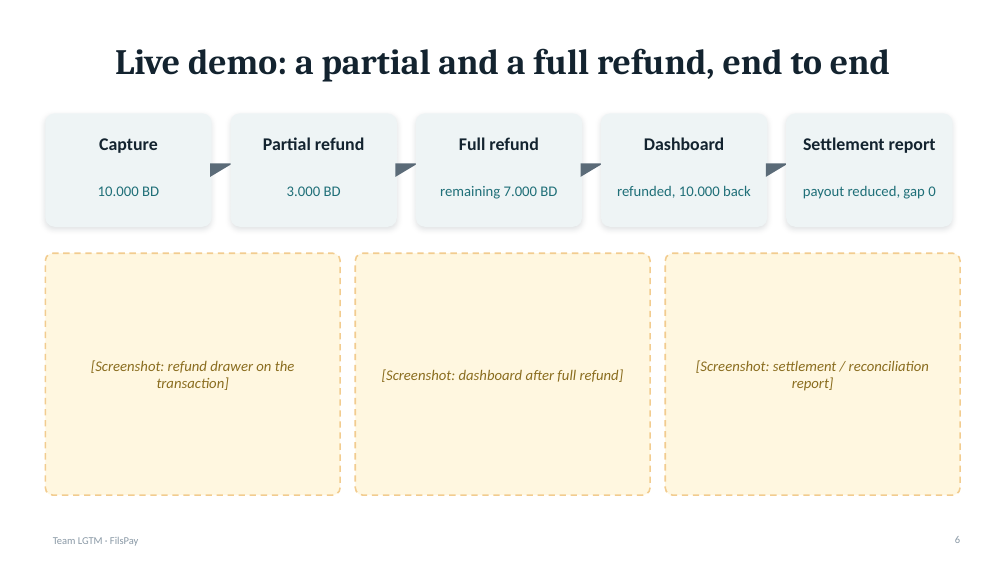
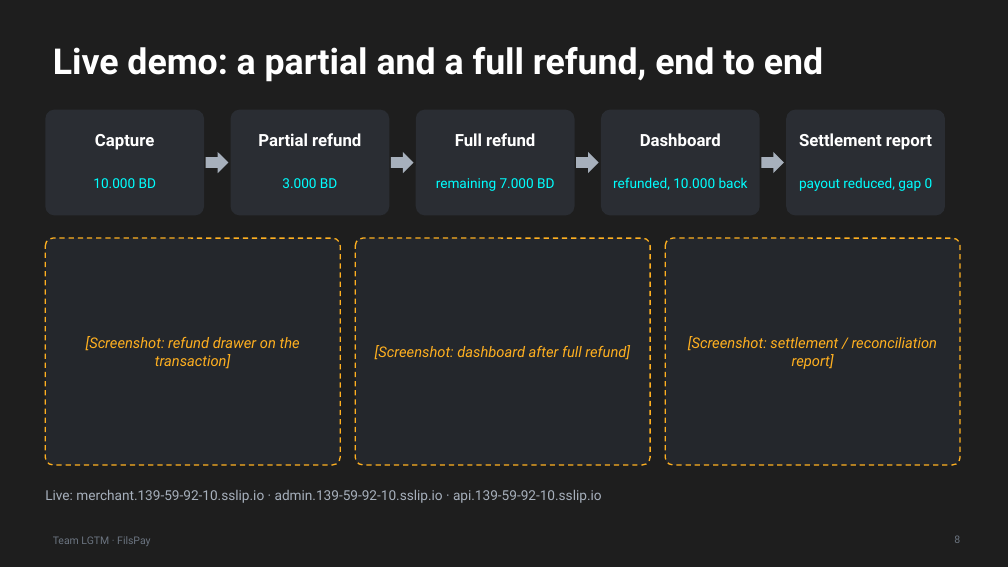
Before and after one commit to akheelnazim/fils-pay, a slide deck: slide 8 of submission/LGTM_FilsPay_Slides.pptx (slide 6 before the commit). Drawn at 1008x567 pixels with LibreOffice and Linux fonts; fonts in the diff are those of the drawing. Boxes give left, top, right and bottom in pixels: in the first picture for what was removed or moved away, otherwise in the second. Text is boxed around its words. In the diff, an @@ line names an element or a change of style, - is before the commit and + after.

```diff
--- a/submission/LGTM_FilsPay_Slides.pptx
+++ b/submission/LGTM_FilsPay_Slides.pptx
@@ background #FFFFFF to #1E1E1E @@
@@ title "Live demo: a partial and ..." at (53, 47, 823, 82): font Cambria to Roboto, text colour #13232F to #FFFFFF; alignment centre to left @@
@@ rounded rectangle: place and size @@
-rounded rectangle at (45, 113, 212, 227)
+rounded rectangle at (45, 110, 204, 216)
@@ rounded rectangle: place and size @@
-rounded rectangle at (231, 113, 397, 227)
+rounded rectangle at (231, 110, 389, 216)
@@ rounded rectangle: place and size @@
-rounded rectangle at (416, 113, 582, 227)
+rounded rectangle at (416, 110, 575, 216)
@@ size 17 to 16 pt, font Calibri to Roboto, text colour #13232F to #FFFFFF in 5 elements at (95, 134, 154, 150), (258, 133, 361, 146), (640, 133, 721, 146), (799, 133, 932, 150), (455, 133, 535, 146) @@
@@ rounded rectangle: place and size @@
-rounded rectangle at (601, 113, 768, 227)
+rounded rectangle at (601, 110, 760, 216)
@@ fill #EEF4F5 to #2A2D33; shadow off; proportions changed in 5 elements at (45, 110, 204, 216), (416, 110, 575, 216), (231, 110, 389, 216), (601, 110, 760, 216), (786, 110, 945, 216) @@
@@ rounded rectangle: place and size @@
-rounded rectangle at (786, 113, 953, 227)
+rounded rectangle at (786, 110, 945, 216)
@@ right arrow added at (206, 152, 228, 173), fill #A7B0BC @@
@@ right triangle removed at (210, 163, 233, 177) @@
@@ right arrow added at (391, 152, 414, 173), fill #A7B0BC @@
@@ right triangle removed at (395, 163, 418, 177) @@
@@ size 14 to 13 pt, font Calibri to Roboto, text colour #1F6F78 to #00FFFF in 5 elements at (613, 177, 748, 190), (799, 177, 933, 191), (93, 178, 156, 188), (282, 178, 337, 188), (436, 178, 554, 191) @@
@@ right arrow added at (576, 152, 599, 173), fill #A7B0BC @@
@@ right triangle removed at (581, 163, 603, 177) @@
@@ right arrow added at (761, 152, 784, 173), fill #A7B0BC @@
@@ right triangle removed at (766, 163, 789, 177) @@
@@ rounded rectangle: place and size @@
-rounded rectangle at (45, 253, 340, 495)
+rounded rectangle at (45, 238, 340, 465)
@@ text "[Screenshot: refund drawer on the ...": place and size @@
-text "[Screenshot: refund drawer on the ..." at (91, 360, 295, 390)
+text "[Screenshot: refund drawer on the ..." at (86, 336, 300, 369)
@@ fill #FFF7E0 to #24272C; outline #F2CC8F 1.5 pt dashed to #FFB020 1.25 pt dashed; proportions changed in 3 elements at (665, 238, 960, 465), (45, 238, 340, 465), (355, 238, 650, 465) @@
@@ rounded rectangle: place and size @@
-rounded rectangle at (355, 253, 650, 495)
+rounded rectangle at (355, 238, 650, 465)
@@ text "[Screenshot: dashboard after full refund]": place and size @@
-text "[Screenshot: dashboard after full refund]" at (382, 369, 624, 382)
+text "[Screenshot: dashboard after full refund]" at (375, 345, 630, 360)
@@ rounded rectangle: place and size @@
-rounded rectangle at (665, 253, 960, 495)
+rounded rectangle at (665, 238, 960, 465)
@@ font Calibri to Roboto, text colour #8A6D1F to #FFB020 in 3 elements at (86, 336, 300, 369), (375, 345, 630, 360), (688, 336, 938, 369) @@
@@ text "[Screenshot: settlement / reconciliation report]": place and size @@
-text "[Screenshot: settlement / reconciliation report]" at (696, 360, 929, 391)
+text "[Screenshot: settlement / reconciliation report]" at (688, 336, 938, 369)
@@ text added at (45, 490, 602, 503), 13 pt, text #A7B0BC @@
+Live: merchant.139-59-92-10.sslip.io · admin.139-59-92-10.sslip.io · api.139-59-92-10.sslip.io
@@ text "Team LGTM · FilsPay" at (53, 536, 150, 546): font Calibri to Roboto, text colour #8A99A6 to #6B7480 @@
@@ page number at (954, 535, 960, 543): text changed; font Calibri to Roboto; text colour #8A99A6 to #6B7480 @@
-6
+8
```
Also in this commit, not shown: 9 other slides changed, 5 slides added, 2 slides removed, 9 other files.
